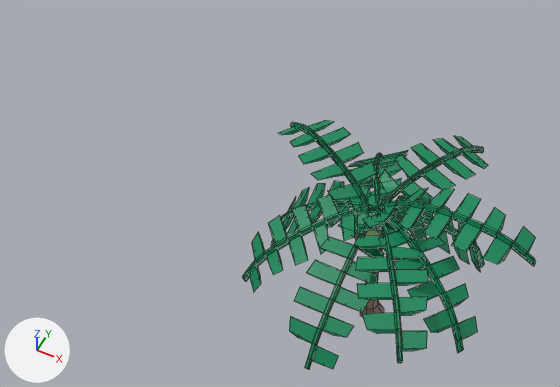
The FBX model Assets/Models/GameSceneObjects/海線/Decorate/coco_tree_01.fbx, before and after one commit.
One viewpoint serves both versions: a 50 mm lens placed at (15.2, -54.5, 85.4), pointed at (-12.6, 1.1, 15.8). The lights are fixed; the arrows at lower left show +X, +Y and +Z. Mesh edges are drawn as thin lines. Where no turn or scale is listed for an object, it has been applied to the vertices.

In view in the first picture: 'coco_tree_2'.
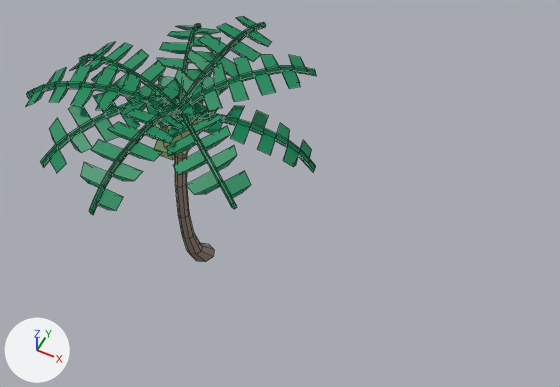
Pixel boxes (x1, y1, x2, y2) of what changed, in the pictures (560 x 387 px; the box of a moved part takes in the faces that stretch with it):
'coco_tree_2', reshaped, moved
    before: (242, 120, 536, 370)
    after: (26, 16, 316, 262)
part 1 of me_cylinder_032, moved or reshaped (not visible before)
    after: (155, 140, 175, 160)
part 2 of me_cylinder_032, moved or reshaped
    before: (354, 214, 382, 239)
    after: (163, 126, 191, 155)
part 3 of me_cylinder_032, moved or reshaped
    before: (362, 206, 478, 353)
    after: (173, 106, 316, 172)
part 4 of me_cylinder_032, moved or reshaped
    before: (367, 195, 485, 271)
    after: (164, 16, 271, 113)
part 5 of me_cylinder_032, moved or reshaped
    before: (377, 188, 536, 267)
    after: (173, 55, 316, 116)
part 6 of me_cylinder_032, moved or reshaped
    before: (278, 120, 386, 204)
    after: (70, 42, 179, 116)
part 7 of me_cylinder_032, moved or reshaped
    before: (379, 136, 488, 221)
    after: (157, 24, 221, 117)
part 8 of me_cylinder_032, moved or reshaped
    before: (242, 195, 379, 292)
    after: (40, 84, 179, 173)
part 9 of me_cylinder_032, moved or reshaped
    before: (354, 220, 428, 363)
    after: (26, 65, 166, 126)
part 10 of me_cylinder_032, moved or reshaped
    before: (289, 224, 384, 370)
    after: (80, 104, 183, 215)
part 11 of me_cylinder_032, moved or reshaped
    before: (271, 181, 372, 246)
    after: (162, 110, 251, 209)
part 12 of me_cylinder_032, added (brown)
    after: (175, 153, 214, 262)
part 13 of me_cylinder_032, deleted (green)
    before: (349, 150, 408, 204)
part 14 of me_cylinder_032, deleted
    before: (360, 248, 384, 317)

Edits to the bpy script that builds the scene:
```text
Add mat_material_016:
    mat_material_016 = principled_material('Material.016')
    mat_material_016.base_color = (0.544, 0.8, 0.379)  # green #c3e7a6
Change me_cylinder_032:
    used by ob_coco_tree_2; location = (0.64, -1.42, 20.04)
    remove me_cylinder_032.from_pydata(...)  # 1327 vertices, 1290 faces; spans x -15.6..16.5, y -16.6..15.8, z -19.9..6.4
    add me_cylinder_032.from_pydata(...)  # 1222 vertices, 1192 faces; spans x -18.0..15.8, y -16.3..17.0, z -17.5..11.4
    me_cylinder_032 part 1: the loose piece of 17 vertices spanning x -3.4..0.4, y 0.9..4.5, z -3.1..0.9 is moved by (0.1, -3.4, 3.8)
    me_cylinder_032 part 2: the loose piece of 17 vertices spanning x -3.1..0.9, y -2.6..1.1, z -2.1..1.7 is moved by (2.0, -1.4, 5.8)
    me_cylinder_032 part 3: the loose piece of 122 vertices spanning x -1.1..13.7, y -10.5..2.0, z -3.1..3.4 is turned 49.6 degrees about the z axis through its middle, then moved by (1.1, 5.9, 5.0)
    me_cylinder_032 part 4: the loose piece of 122 vertices spanning x -2.0..11.6, y -2.2..8.2, z -8.4..2.3 is multiplied about its middle by the matrix ((0.648, -0.762, 0.0), (0.53, 0.45, -0.719), (0.548, 0.466, 0.695)), then moved by (-4.5, 5.4, 10.9)
    me_cylinder_032 part 5: the loose piece of 122 vertices spanning x -0.6..16.5, y -4.3..3.4, z 1.2..6.4 is turned 49.6 degrees about the z axis through its middle, then moved by (-2.4, 5.9, 5.0)
    me_cylinder_032 part 6: the loose piece of 122 vertices spanning x -15.6..0.0, y -2.1..10.4, z 0.1..3.6 is multiplied about its middle by the matrix ((0.926, -0.359, -0.12), (0.349, 0.932, -0.097), (0.146, 0.048, 0.988)), then moved by (-1.5, -2.1, 5.8)
    me_cylinder_032 part 7: the loose piece of 122 vertices spanning x -2.8..8.4, y -0.2..15.8, z 0.1..3.6 is turned 49.6 degrees about the z axis through its middle, then moved by (-6.7, 0.4, 6.0)
    me_cylinder_032 part 8: the loose piece of 122 vertices spanning x -12.7..1.1, y -10.6..1.9, z -7.0..2.2 is multiplied about its middle by the matrix ((0.902, -0.355, 0.246), (0.284, 0.916, 0.282), (-0.325, -0.185, 0.927)), then moved by (-0.3, -0.4, 8.3)
    me_cylinder_032 part 9: the loose piece of 122 vertices spanning x -1.7..10.0, y -15.2..1.1, z 0.1..3.6 is turned -102.3 degrees about the z axis through its middle, then moved by (-13.4, 4.3, 6.5)
    me_cylinder_032 part 10: the loose piece of 122 vertices spanning x -4.2..3.0, y -16.6..-0.3, z -6.1..1.7 is multiplied about its middle by the matrix ((1.0, 0.001, 0.022), (-0.009, 0.935, 0.354), (-0.02, -0.354, 0.935)), then moved by (-0.1, 0.9, 9.3)
    me_cylinder_032 part 11: the loose piece of 122 vertices spanning x -13.2..-0.6, y -3.3..4.2, z -10.8..2.3 is multiplied about its middle by the matrix ((-0.309, -0.496, -0.812), (0.574, -0.778, 0.256), (-0.758, -0.387, 0.525)), then moved by (13.0, -4.6, 11.3)
    me_cylinder_032 part 12: a new loose piece of 56 vertices spanning x -1.4..2.9, y -4.5..1.1, z -17.5..6.3, in mat_material_010 (brown #958274)
    me_cylinder_032 part 13: the loose piece of 122 vertices spanning x -7.0..0.9, y 0.4..15.7, z -7.7..2.7 is deleted
    me_cylinder_032 part 14: the loose piece of 56 vertices spanning x -1.4..2.0, y -0.8..4.0, z -19.9..0.1 is deleted
    add me_cylinder_032.materials.append(mat_material_016)  # green #c3e7a6
Change ob_coco_tree_2:
    ob_coco_tree_2.location: (0.64, -1.42, 20.04) -> (-24.74, -0.23, 17.52)
```
